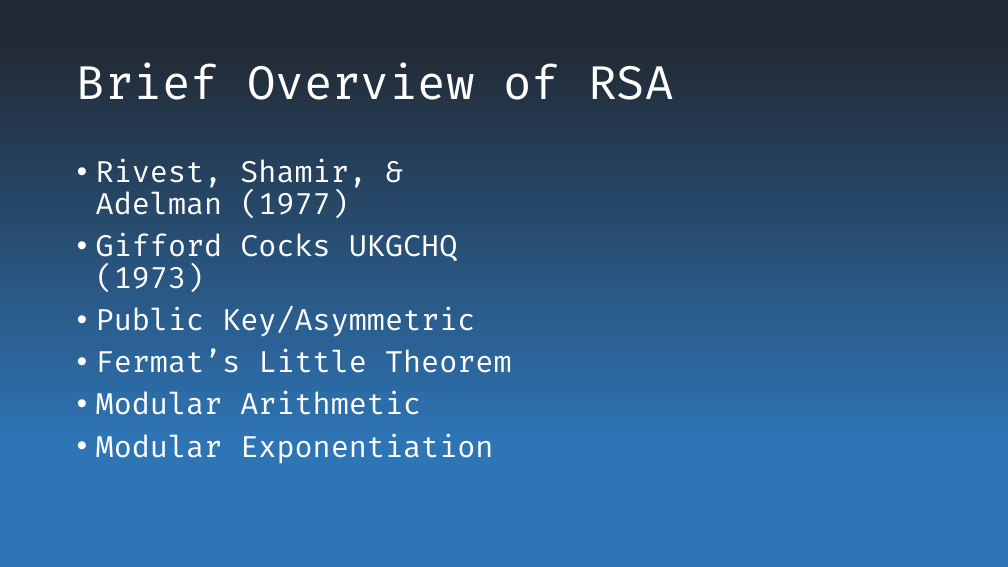
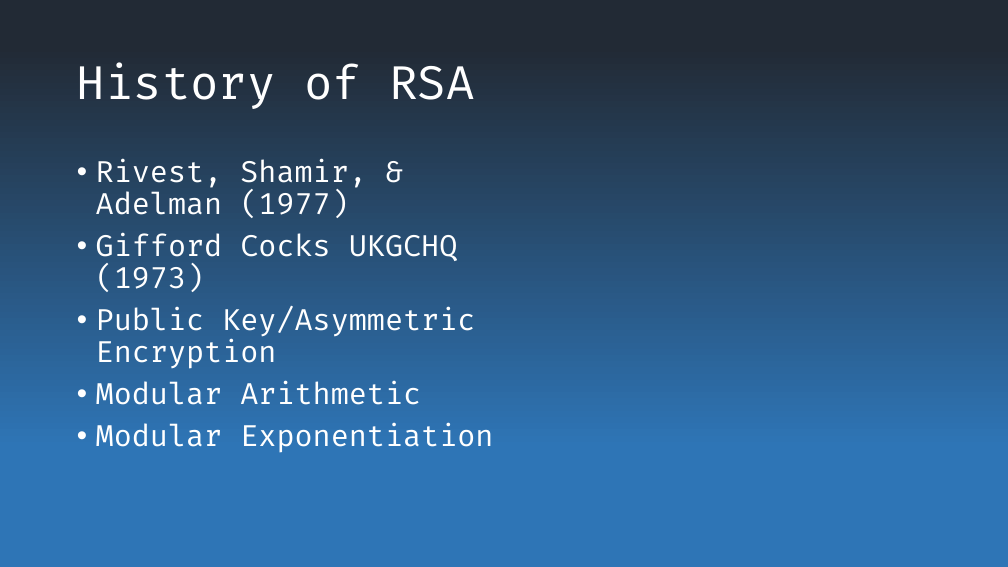
Before and after one commit to mhdl1991/19129163_TECH7009_repo, a slide deck: slide 2 of Continued use of weak RSA keys.pptx. Drawn at 1008x567 pixels with LibreOffice and Linux fonts; fonts in the diff are those of the drawing. Boxes give left, top, right and bottom in pixels: in the first picture for what was removed or moved away, otherwise in the second. Text is boxed around its words. In the diff, an @@ line names an element or a change of style, - is before the commit and + after.

```diff
--- a/Continued use of weak RSA keys.pptx
+++ b/Continued use of weak RSA keys.pptx
@@ title at [77,62,474,109]: text changed @@
-Brief Overview of RSA
+History of RSA
@@ text at [96,306,475,369]: text changed @@
-• Public Key/Asymmetric
-• Fermat’s Little Theorem
+• Public Key/Asymmetric Encryption
```
Also in this commit, not shown: 3 other slides changed, 3 slides added.
